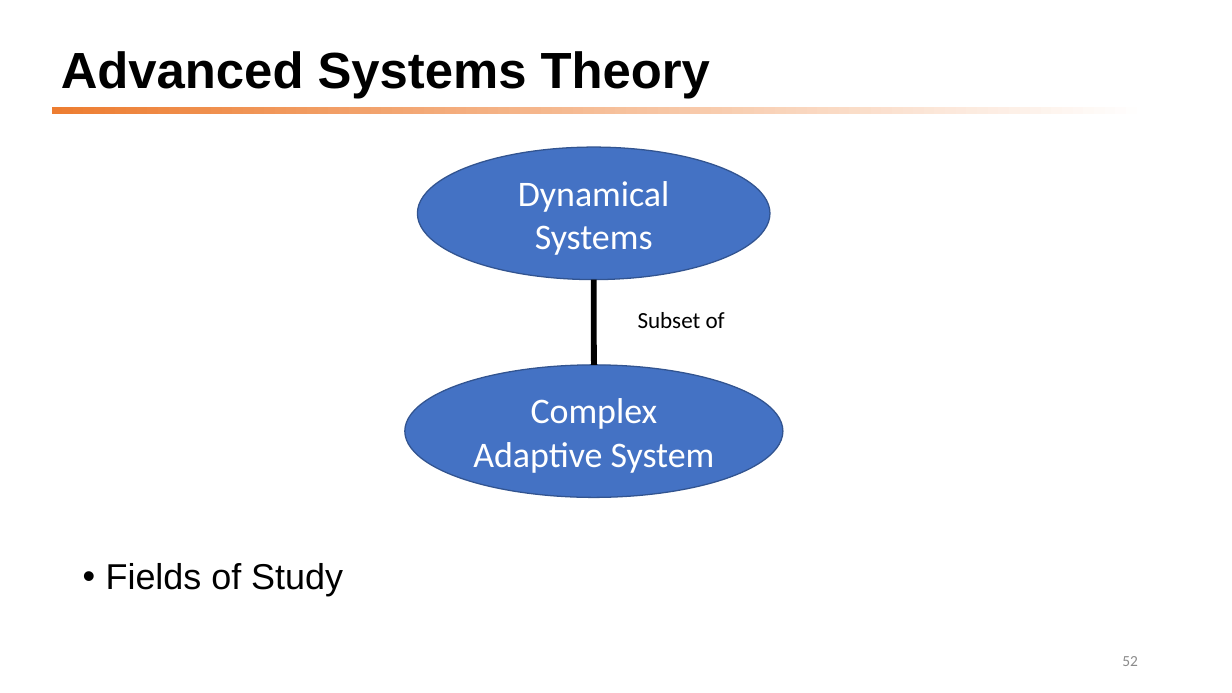
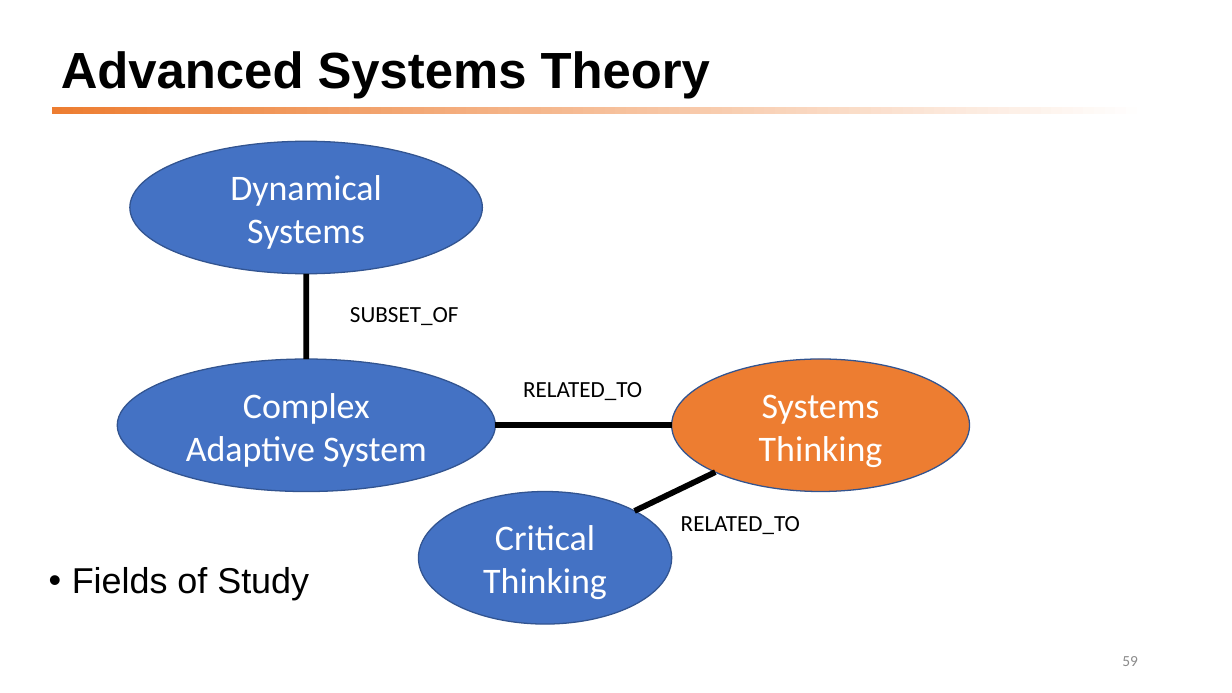
Before and after one commit to dmccreary/graph-systems-thinking, a slide deck: slide 59 of docs/presentations/GST-Half-Day-Workshop-2022.pptx (slide 52 before the commit). Drawn at 1232x693 pixels with LibreOffice and Linux fonts; fonts in the diff are those of the drawing. Boxes give left, top, right and bottom in pixels: in the first picture for what was removed or moved away, otherwise in the second. Text is boxed around its words. In the diff, an @@ line names an element or a change of style, - is before the commit and + after.

```diff
--- a/docs/presentations/GST-Half-Day-Workshop-2022.pptx
+++ b/docs/presentations/GST-Half-Day-Workshop-2022.pptx
@@ 2 ellipses, 1 line: place and size @@
-2 ellipses, 1 line at [405,147,783,497]
+2 ellipses, 1 line at [117,141,495,492]
@@ text at [350,307,458,325]: text changed @@
-Subset of
+SUBSET_OF
@@ text added at [523,382,642,400], 18 pt, text #000000 @@
+RELATED_TO
@@ ellipse added at [672,360,970,492], fill #ED7D31, outline #325491 1 pt, 28 pt, text #FFFFFF @@
+Systems Thinking
@@ line added from (672, 425) to (495, 425), #000000 4.5 pt @@
@@ line added from (715, 472) to (635, 511), #000000 4.5 pt @@
@@ ellipse added at [419,492,672,624], fill #4472C4, outline #325491 1 pt, 28 pt, text #FFFFFF @@
+Critical
+Thinking
@@ text added at [681,516,800,534], 18 pt, text #000000 @@
+RELATED_TO
@@ text "Fields of Study": place and size @@
-text "Fields of Study" at [106,563,343,596]
+text "Fields of Study" at [72,567,309,600]
@@ page number at [1122,656,1138,666]: text changed @@
-52
+59
```
Also in this commit, not shown: 2 other slides changed, 7 slides added.
